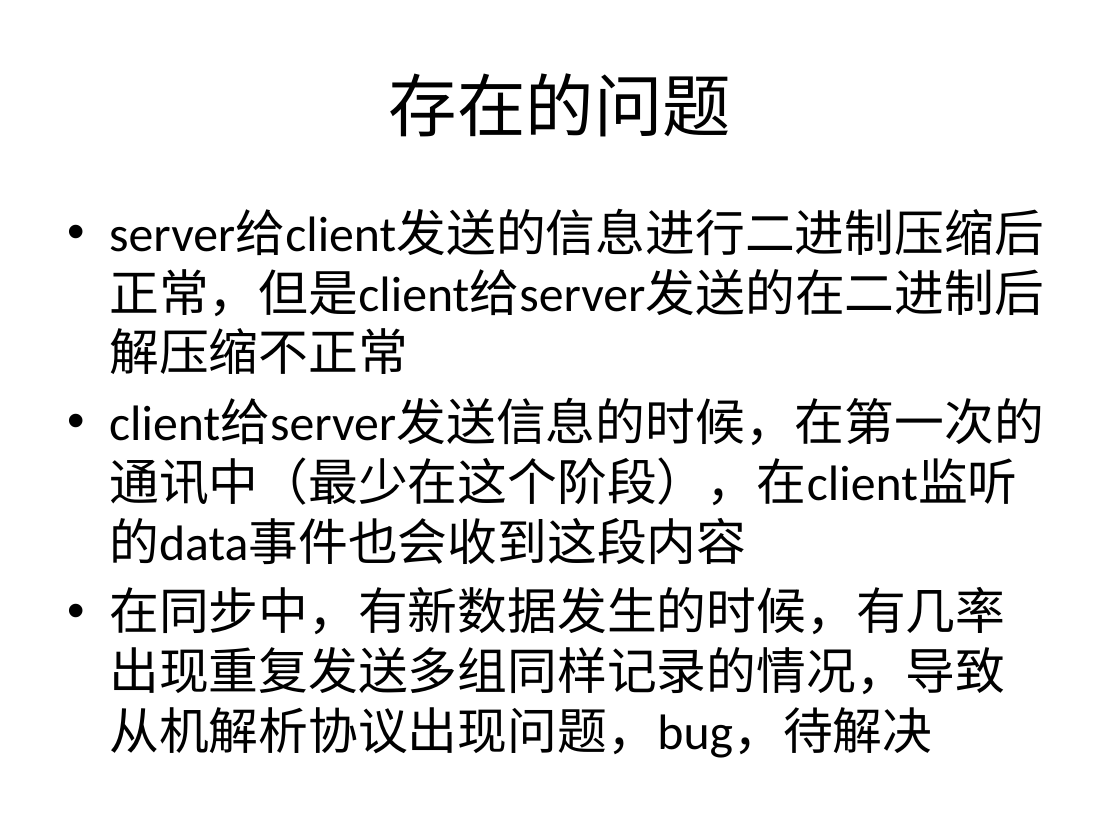
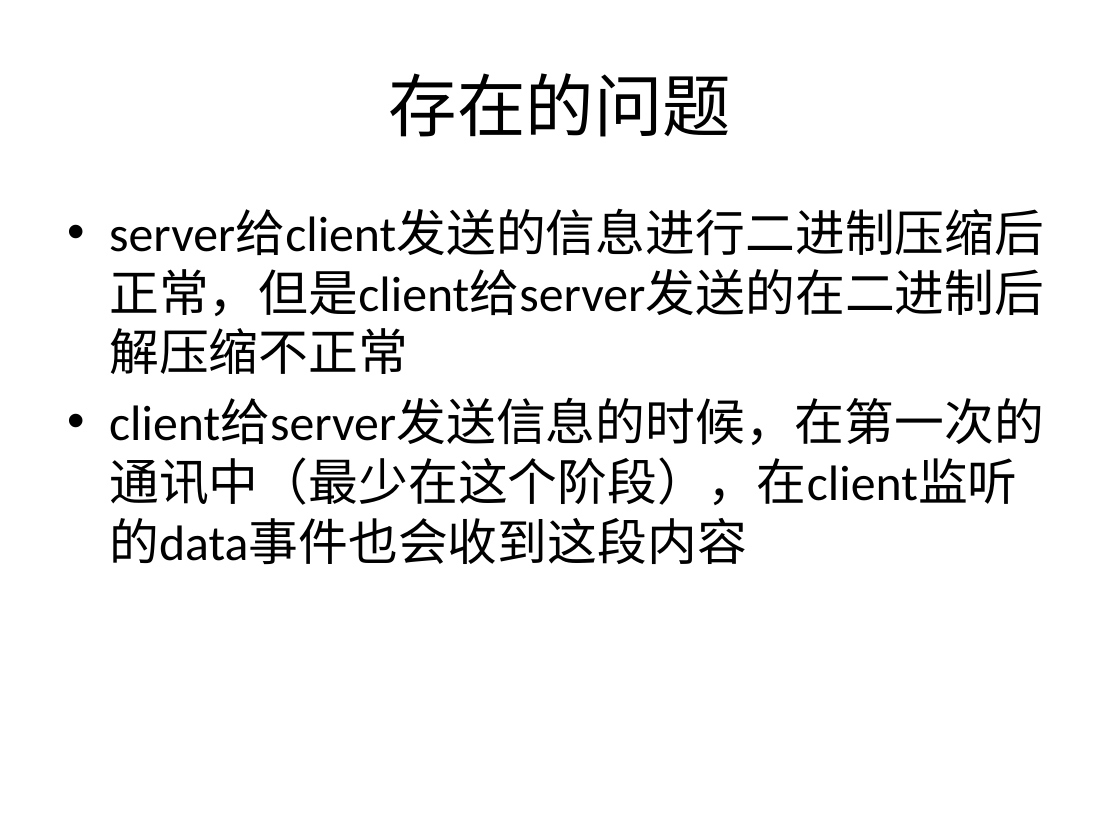
Before and after one commit to samoin/sync-mongodb-clusters, a slide deck: slide 12 of nodejs sync mongodb-cluster.pptx. Drawn at 1120x840 pixels with LibreOffice and Linux fonts; fonts in the diff are those of the drawing; background and template pictures are left out. Boxes give left, top, right and bottom in pixels: in the first picture for what was removed or moved away, otherwise in the second. Text is boxed around its words. In the diff, an @@ line names an element or a change of style, - is before the commit and + after.

```diff
--- a/nodejs sync mongodb-cluster.pptx
+++ b/nodejs sync mongodb-cluster.pptx
@@ text at box(109, 587, 1005, 758): paragraph removed @@
-• 在同步中，有新数据发生的时候，有几率出现重复发送多组同样记录的情况，导致从机解析协议出现问题，bug，待解决
```
Also in this commit, not shown: 2 other files.
